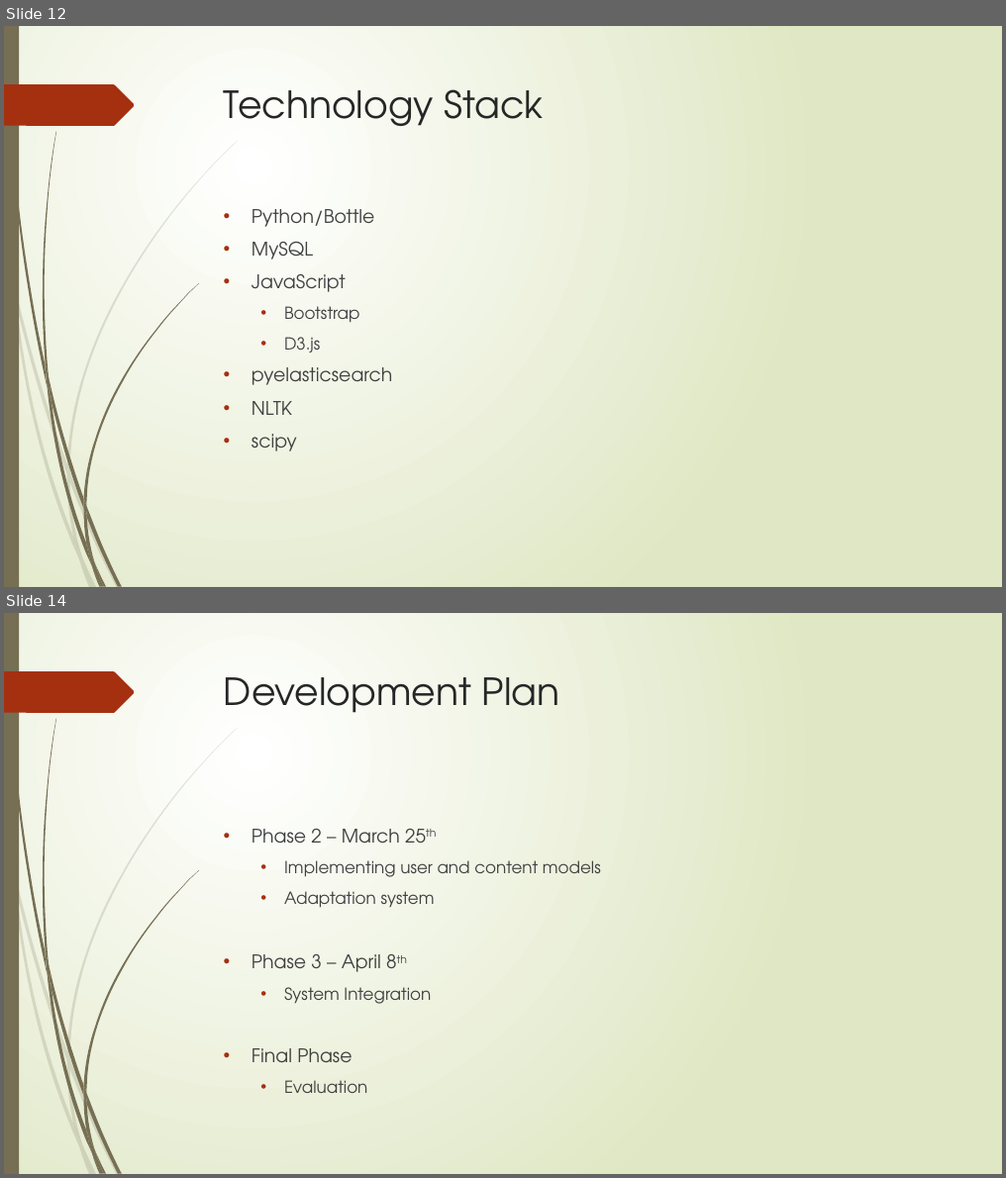
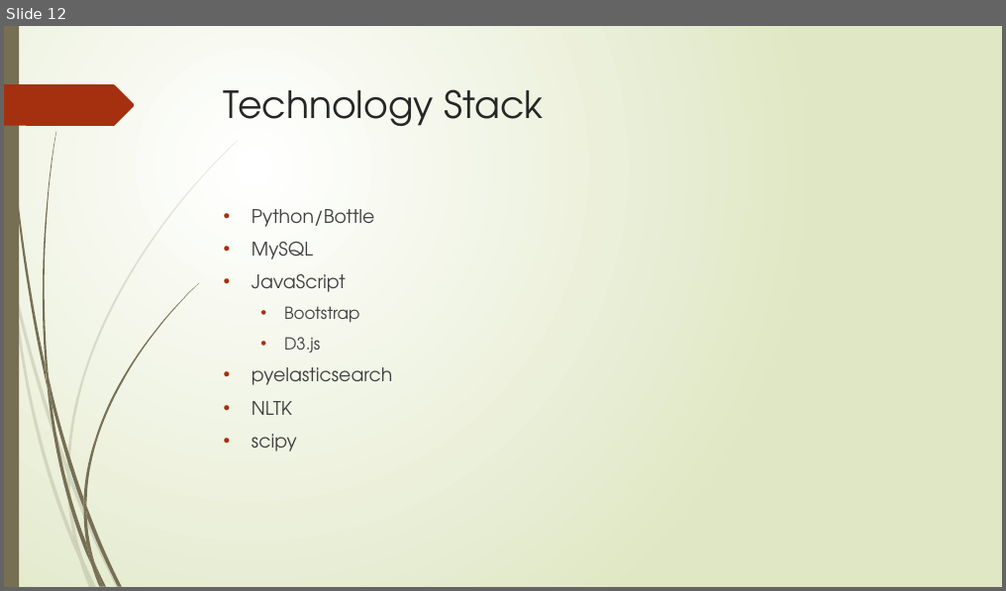
Before and after one commit to aartirao/JavaWithTheFlow, a slide deck: index/ppt/JavaWithTheFlow.pptx. Shown one above the other, each under a label of ours: slides 12 and 14 before the commit, slide 12 after it; the slides between them are not shown. The pictures are 1006x1178 and 1006x591 pixels, drawn with LibreOffice and Linux fonts; fonts in the diff are those of the drawing. Boxes give left, top, right and bottom in pixels: in the first picture for what was removed or moved away, otherwise in the second. Text is boxed around its words. In the diff, an @@ line names an element or a change of style, - is before the commit and + after.

```diff
--- a/index/ppt/JavaWithTheFlow.pptx
+++ b/index/ppt/JavaWithTheFlow.pptx
@@ slide 14 removed at (x1=4, y1=613, x2=1002, y2=1174), background gradient #FFFFFF to #DFE8C4; not listed: 24 template elements that a slide beside it also shows @@
@@ title removed at (x1=224, y1=677, x2=560, y2=713) @@
-Development Plan
@@ text removed at (x1=252, y1=829, x2=601, y2=1093) @@
-• Phase 2 – March 25th
-  • Implementing user and content models
-  • Adaptation system
-• Phase 3 – April 8th
-  • System Integration
-• Final Phase
-  • Evaluation
```
Also in this commit, not shown: 2 slides changed, 1 slide added, 2 other slides removed, 1 other file.
